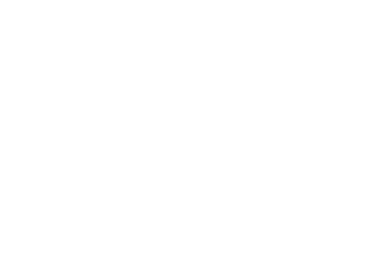
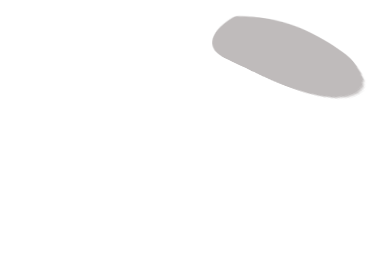
Comparing the layer stacks of the two 388px x 267px images. Changes:
hid "placeholder" over 212, 15, 295, 90
showed "windsheild" over 212, 15, 366, 100
showed "chassis" (2nd of 2, in "chassis") over 212, 15, 366, 100
